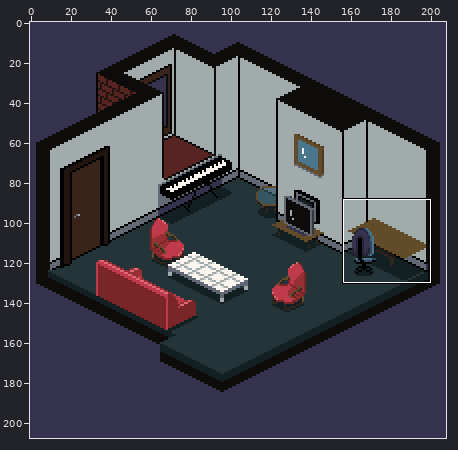
Pixel-art file -- May_2021/IsometricLivingRoom.aseprite. Above: a wide view before the commit, with the close-up outlined.
Close-up. Earlier state:
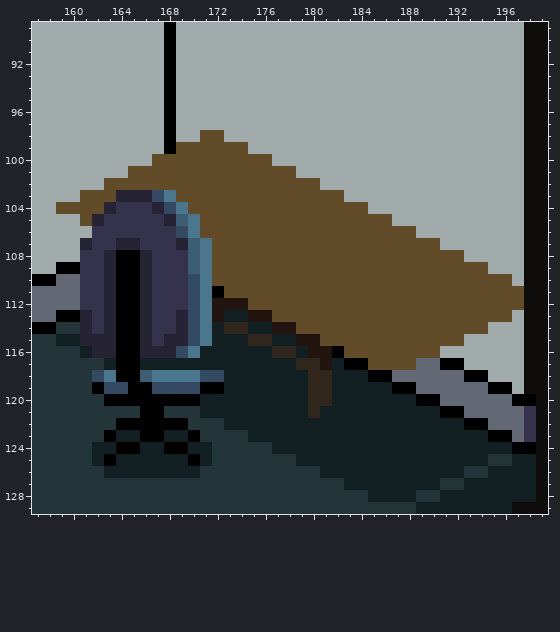
208x208 pixels, 1 frame. Shown: x 157..199, y 89..129.
New version:
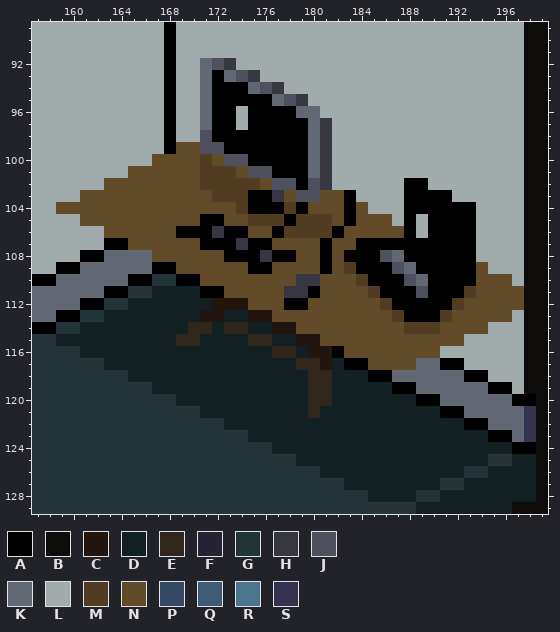
Palette (. is transparent): A #000000  B #0d0c0a  C #22140f  D #121f23  E #30261c  F #262335  G #233539  H #363740  J #4e505d  K #626975  L #a2abab  M #513e22  N #624b29  P #344a63  Q #3d5d75  R #4a778e  S #34324d
Log entry: Addig stuff to saras desk
Difference:
layer "OnTopOfSarasDesk" added
layer "ChairSarasDesk" now hidden
Changed rows in their new state; - is an unchanged pixel.
first column x 161:
 92 ----------KJH--------------------
 93 ----------KAKJH------------------
 94 ----------KAAAKJH----------------
 95 ----------KAAAAAKJH--------------
 96 ----------KAA-AAAAKK-------------
 97 ----------KAA-AAAAAKH------------
 98 ----------JAAAAAAAAKH------------
 99 ----------JJAAAAAAAKH------------
100 ----------M-JJAAAAAKH------------
101 ----------MMM-JJAAAKH------------
102 ----------MMMMM-JJAJH------AA----
103 ---NNNNN---MMMAAH-JJ--A----AAAA--
104 --NNNNNNN----MAAAMA---A----AAAAAA
105 -NNNNNNNNNAA--MMMAMMM-A----A-AAAA
106 -LNNNNNNAAAHAA--AMMMMA-----A-AAAA
107 LLAANNNNNNAAAHAA----A--AAAAAAAAAA
108 AAKKKKNNNNN-AAAHAA--A-AAAJKAAAAAA
109 KKKKKKAANNN---AA----A-MAAAJKAAAAA
110 KKKK-AGGAAN-------HH---MAAAJKAAAA
111 KKA-GGDDDDA------HHA----MAAAJAAAM
112 AAGGDDDDDDD------AA------MAAAAAM-
113 GGDDDDDDDDC---------------MAAAM--
114 DDDDDDDDDEE----------------MMM---
115 DDDDDDDDEED----------------------
116 -DDDDDDDDD-----------------------
117 ---DD----------------------------
118 -GGGDDDDDDDD---------------------
119 -GGGGGDDDDDD---------------------
120 --GGGGGGDD-----------------------
121 -----GG--------------------------
122 ---GGGGGG------------------------
123 --GGGGGGGG-----------------------
124 -GGGGGGGGGG----------------------
125 -GGGGGGGGGG----------------------
126 --GGGGGGGG-----------------------
Pixel boxes of the changes (left, top, right, bottom) in both close-ups:
changed: (80, 58, 476, 478)
